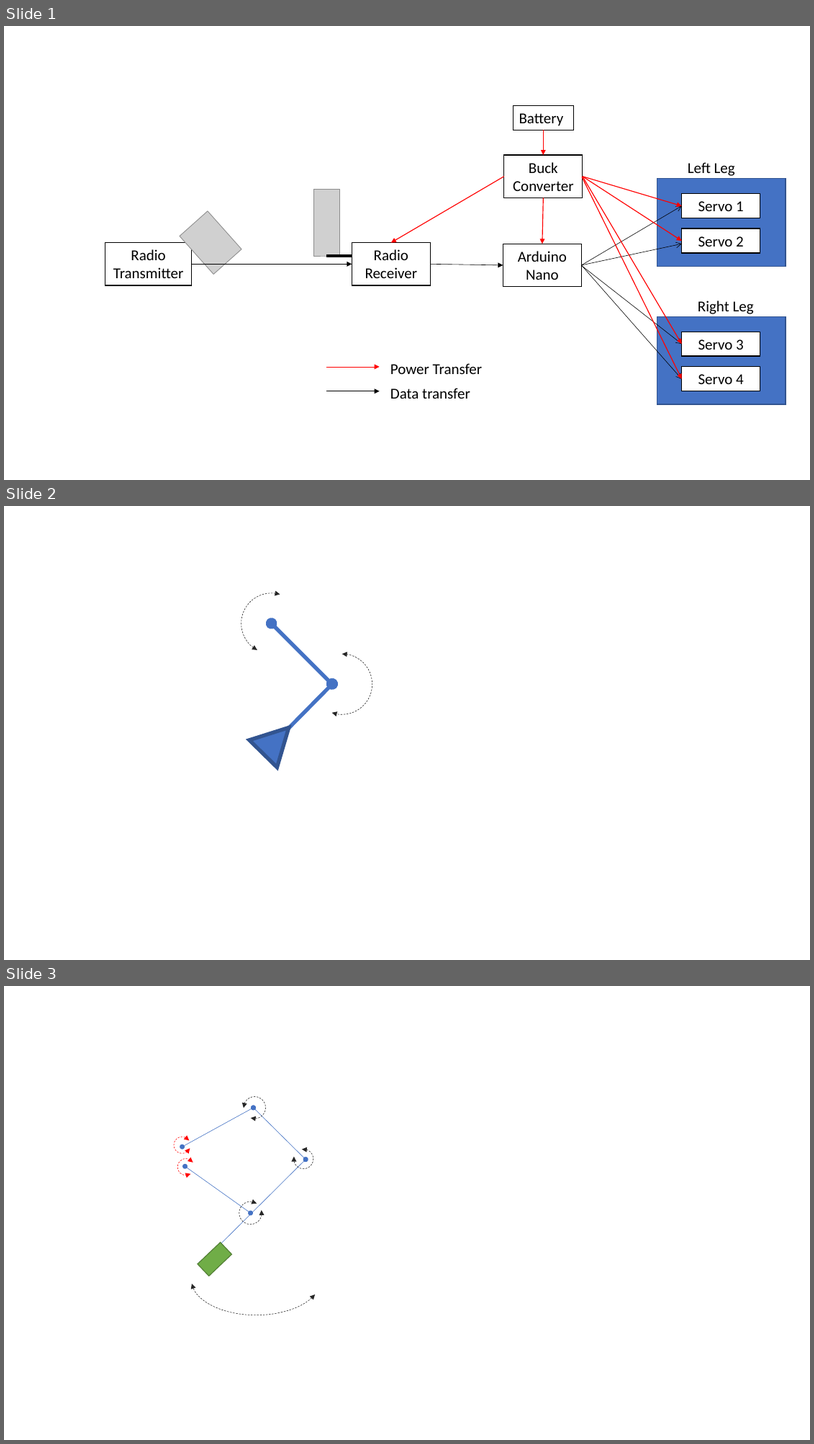
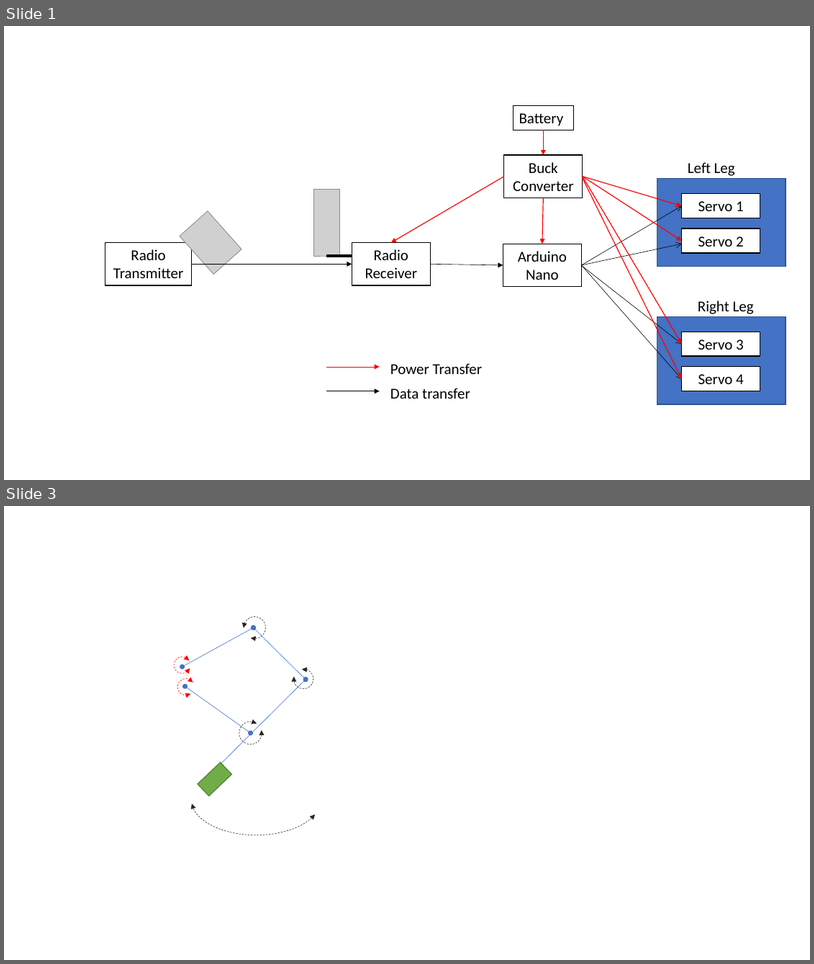
Before and after one commit to MedadRufus/Mechanical-duck-design, a slide deck: Report/block diagram.pptx. Shown one above the other, each under a label of ours: slides 1, 2 and 3 before the commit, slides 1 and 3 after it; the slides between them are not shown. The pictures are 814x1444 and 814x964 pixels, drawn with LibreOffice and Linux fonts; fonts in the diff are those of the drawing; grey boxes stand for pictures. Boxes give left, top, right and bottom in pixels: in the first picture for what was removed or moved away, otherwise in the second. Text is boxed around its words. In the diff, an @@ line names an element or a change of style, - is before the commit and + after.

```diff
--- a/Report/block diagram.pptx
+++ b/Report/block diagram.pptx
@@ slide 2 removed at bbox=[4, 506, 810, 960], background #FFFFFF @@
@@ arc (boxed as its full ellipse) removed at bbox=[241, 593, 301, 654] @@
@@ double arrow removed from (271, 623) to (332, 684) @@
@@ arc (boxed as its full ellipse) removed at bbox=[312, 654, 373, 714] @@
@@ double arrow removed from (272, 745) to (332, 684) @@
@@ triangle removed at bbox=[250, 713, 303, 767] @@
```
Also in this commit, not shown: 2 slides added, 13 other files.
